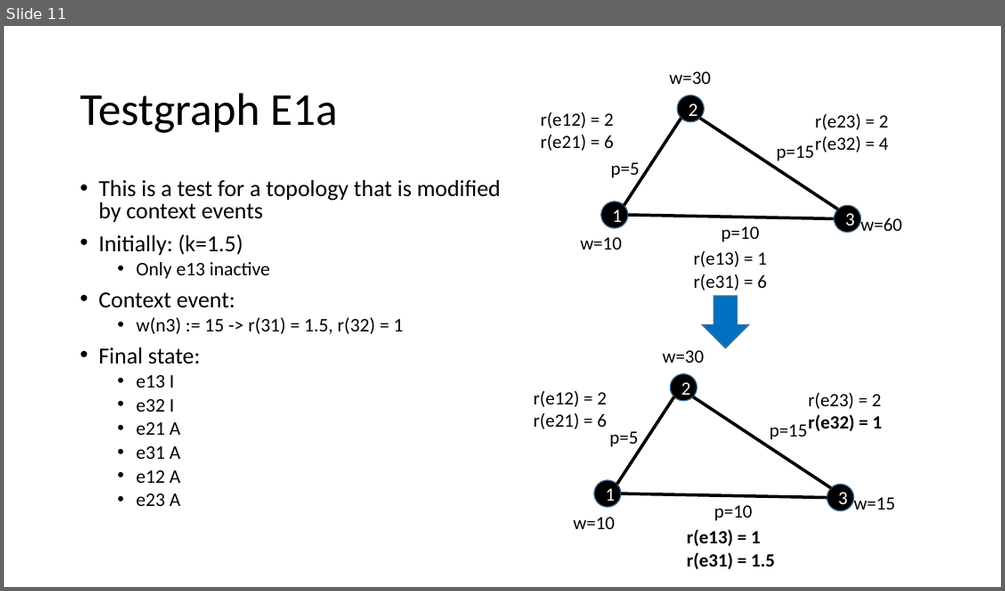
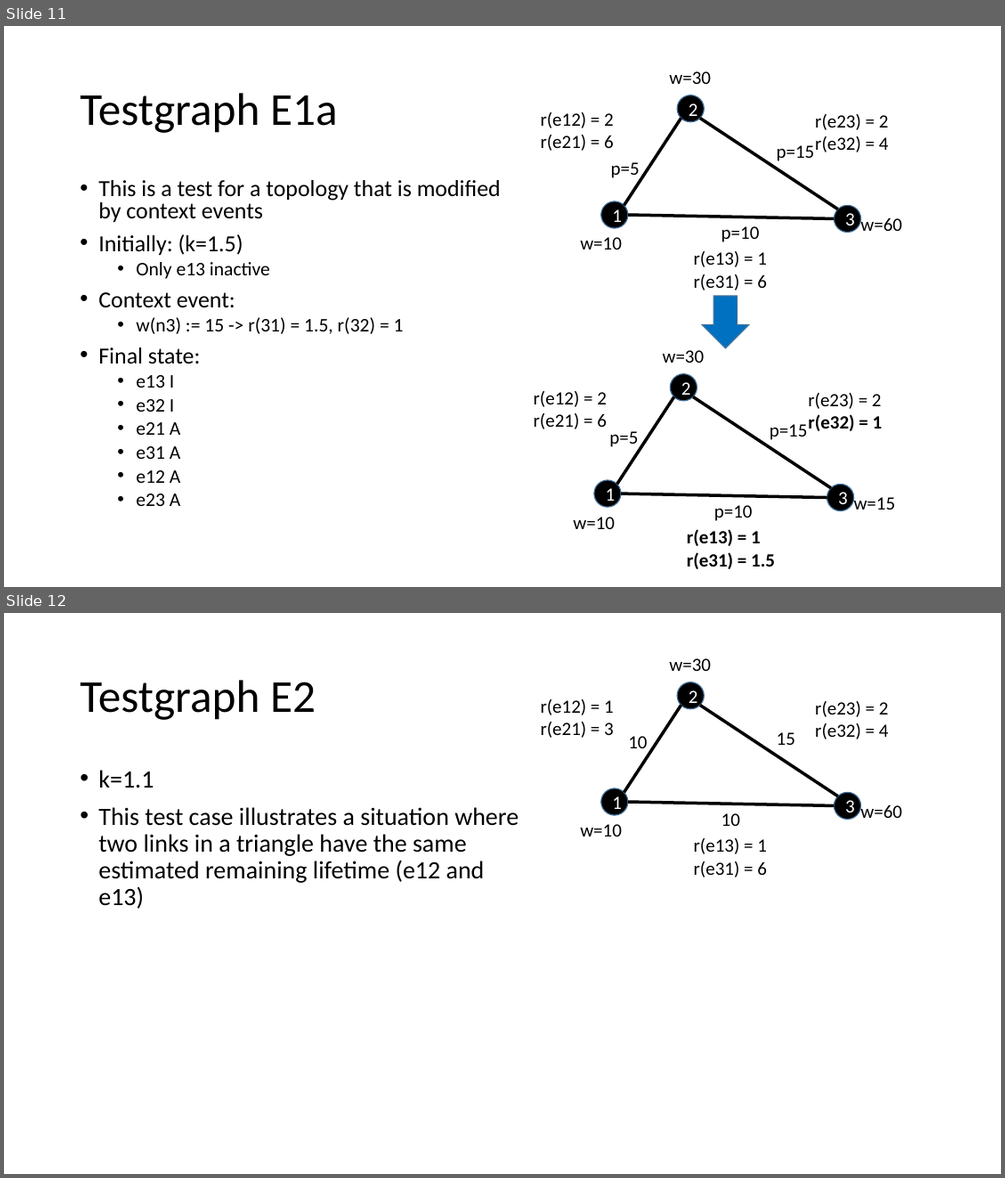
Before and after one commit to eMoflon/cobolt, a slide deck: de.tudarmstadt.maki.modeling.jvlc/instances/testgraphs.pptx. Shown one above the other, each under a label of ours: slide 11 before the commit, slides 11 and 12 after it. The pictures are 1005x591 and 1005x1178 pixels, drawn with LibreOffice and Linux fonts; fonts in the diff are those of the drawing. Boxes give left, top, right and bottom in pixels: in the first picture for what was removed or moved away, otherwise in the second. Text is boxed around its words. In the diff, an @@ line names an element or a change of style, - is before the commit and + after.

Commit message:
Add unit test for ID constraint of e-kTC

```diff
--- a/de.tudarmstadt.maki.modeling.jvlc/instances/testgraphs.pptx
+++ b/de.tudarmstadt.maki.modeling.jvlc/instances/testgraphs.pptx
@@ slide 12 added at [4,613,1001,1174], background #FFFFFF @@
@@ text added at [669,658,711,671], 18 pt, text #000000 @@
+w=30
@@ title added at [80,680,316,720], 44 pt, text #000000 @@
+Testgraph E2
@@ ellipse added at [677,682,704,709], fill #000000, outline #43739E 1 pt, 18 pt, text #FFFFFF @@
+2
@@ text added at [541,699,614,738], 18 pt, text #000000 @@
+r(e12) = 1
+  r(e21) = 3
@@ line added from (624, 793) to (681, 705), #000000 3 pt @@
@@ line added from (838, 796) to (700, 705), #000000 3 pt @@
@@ text added at [815,701,889,739], 18 pt, text #000000 @@
+r(e23) = 2
+  r(e32) = 4
@@ text added at [628,736,647,748], 18 pt, text #000000 @@
+10
@@ text added at [777,732,795,745], 18 pt, text #000000 @@
+15
@@ text added at [98,770,518,908], 24 pt, text #000000 @@
+• k=1.1
+• This test case illustrates a situation where two links in a triangle have the same estimated remaining lifetime (e12 and e13)
@@ ellipse added at [601,788,629,815], fill #000000, outline #43739E 1 pt, 18 pt, text #FFFFFF @@
+1
@@ ellipse added at [834,793,861,819], fill #000000, outline #43739E 1 pt, 18 pt, text #FFFFFF @@
+3
@@ text added at [580,824,622,836], 18 pt, text #000000 @@
+w=10
@@ line added from (834, 806) to (628, 802), #000000 3 pt @@
@@ text added at [721,813,740,826], 18 pt, text #000000 @@
+10
@@ text added at [860,803,902,818], 18 pt, text #000000 @@
+w=60
@@ text added at [694,838,767,877], 18 pt, text #000000 @@
+r(e13) = 1
+  r(e31) = 6
```
Also in this commit, not shown: 2 other files.
